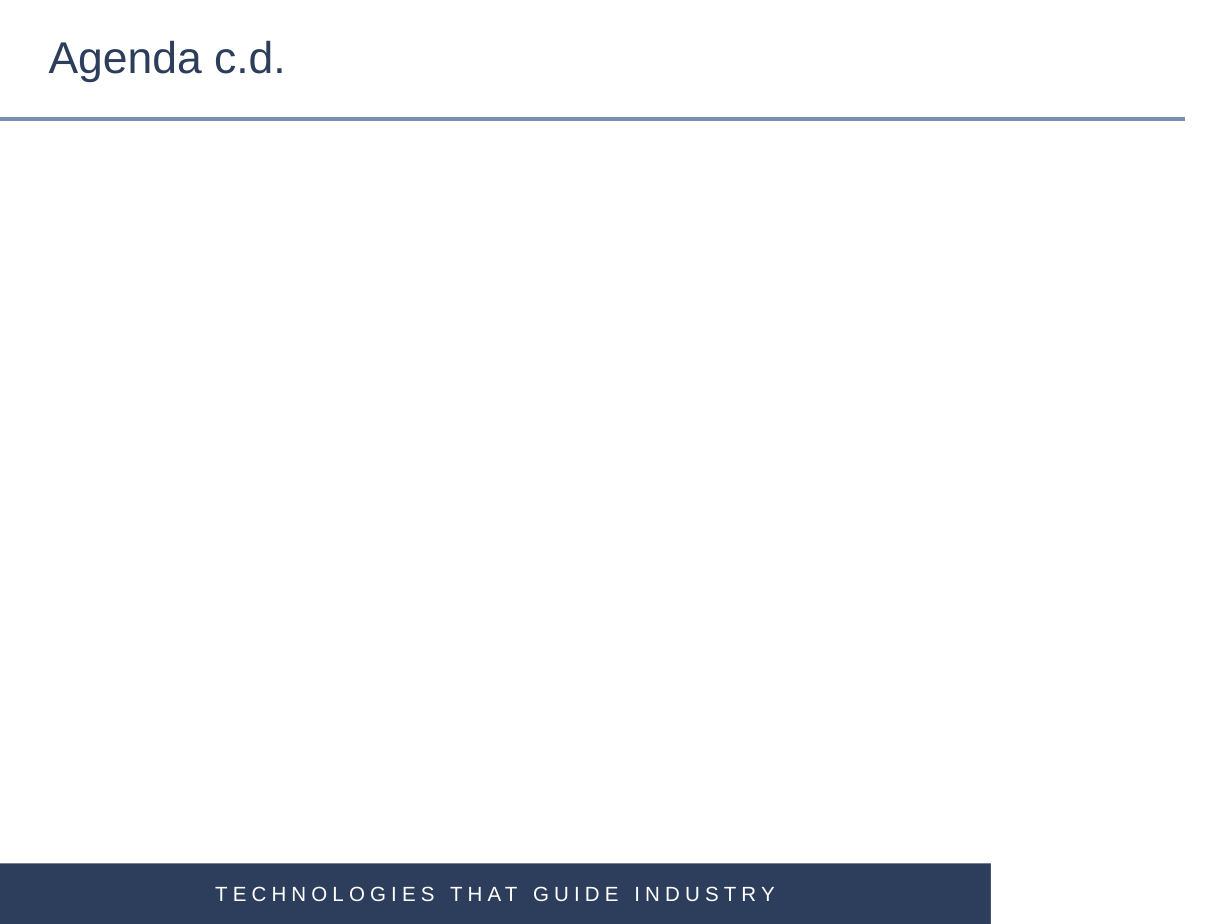
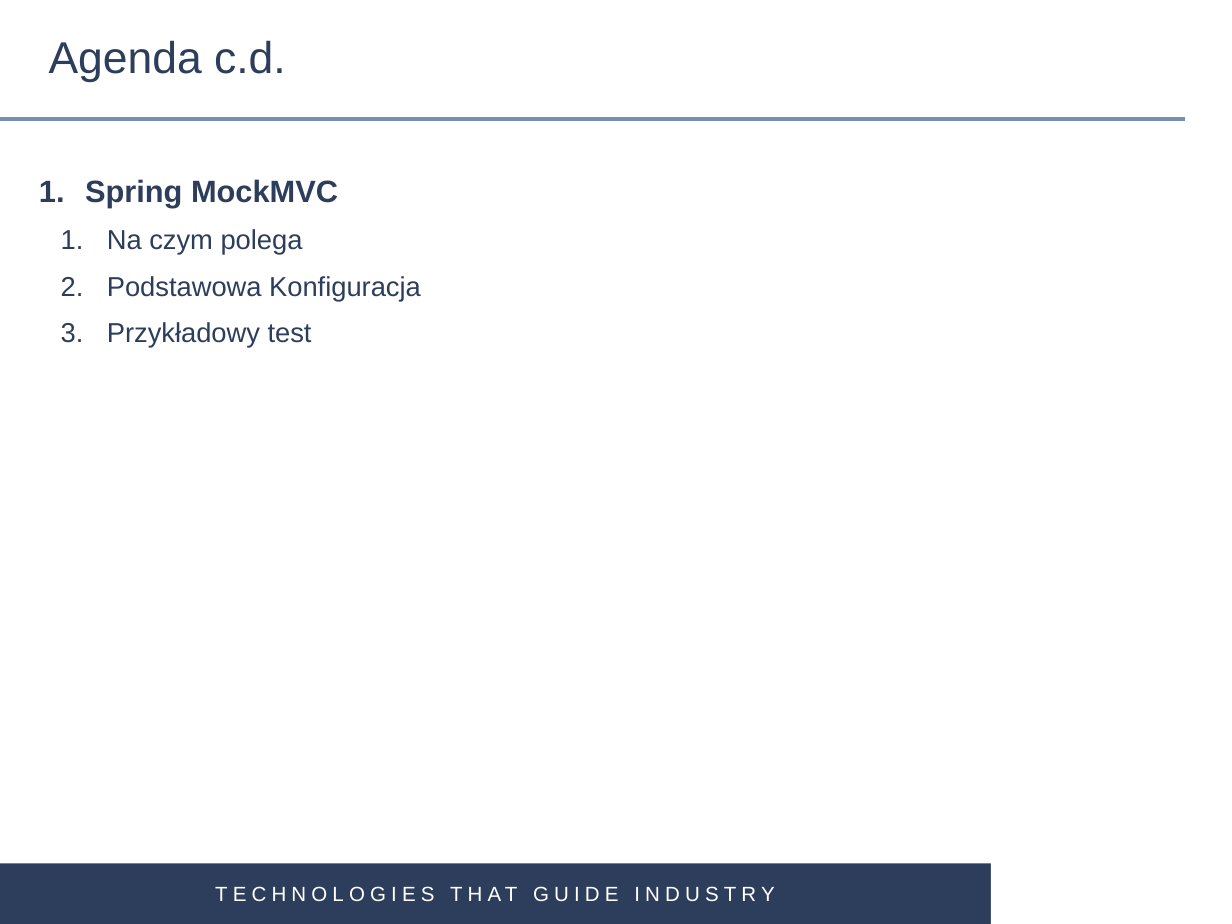
Before and after one commit to gardian91/SPRING_MVC-PSK, a slide deck: slide 3 of Spring MVC.pptx. Drawn at 1232x924 pixels with LibreOffice and Linux fonts; fonts in the diff are those of the drawing; background and template pictures are left out. Boxes give left, top, right and bottom in pixels: in the first picture for what was removed or moved away, otherwise in the second. Text is boxed around its words. In the diff, an @@ line names an element or a change of style, - is before the commit and + after.

```diff
--- a/Spring MVC.pptx
+++ b/Spring MVC.pptx
@@ text added at [85, 179, 421, 348], 16 pt, text #2D3E5C @@
+1. Spring MockMVC
+  1. Na czym polega
+  2. Podstawowa Konfiguracja
+  3. Przykładowy test
```
Also in this commit, not shown: 5 other slides changed, 1 slide added.
